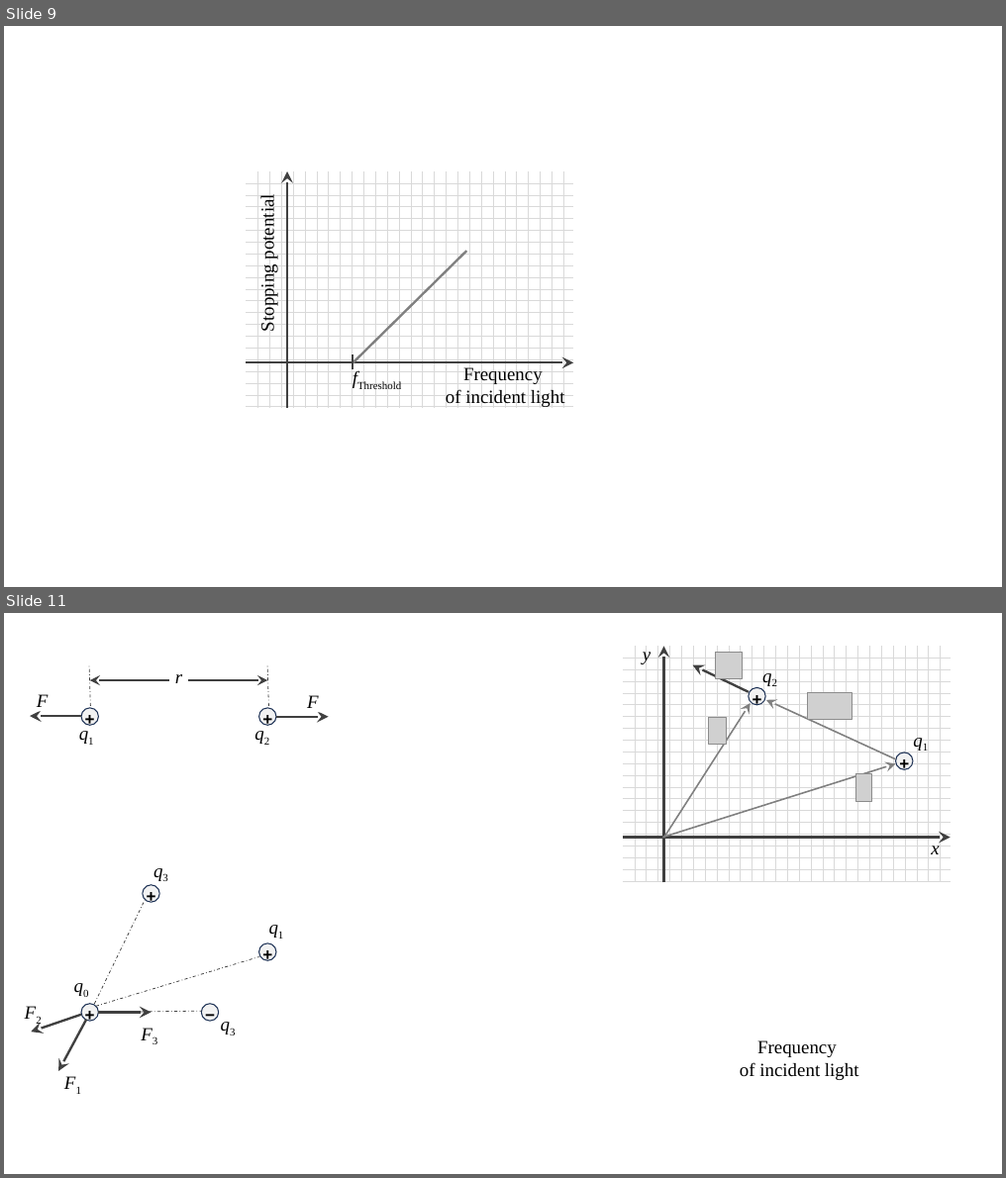
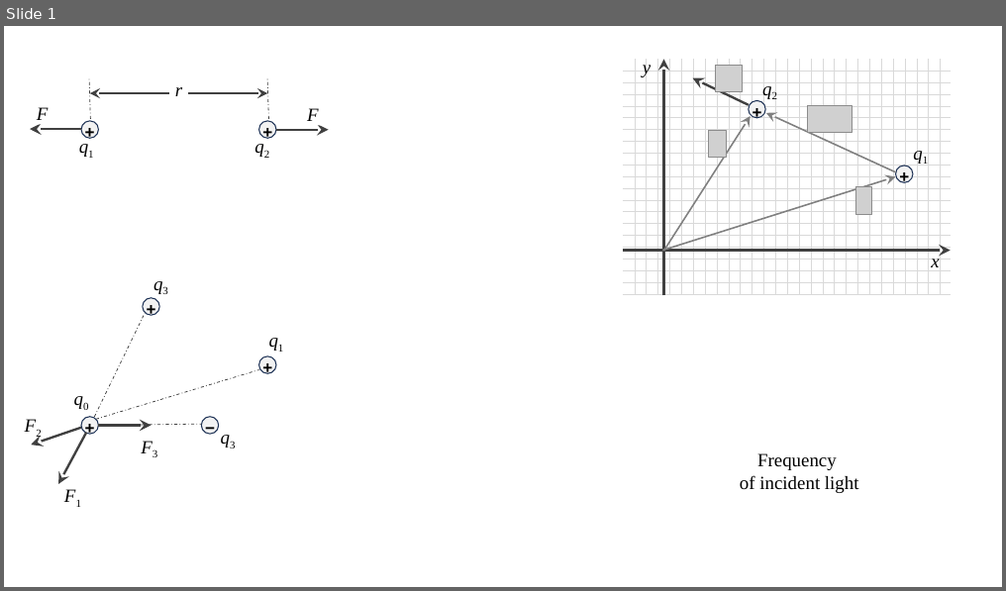
Before and after one commit to acharya2024/myProject01, a slide deck: 04_EM/img/001_EMG.pptx. Shown one above the other, each under a label of ours: slides 9 and 11 before the commit, slide 1 after it; the slides between them are not shown. The pictures are 1006x1178 and 1006x591 pixels, drawn with LibreOffice and Linux fonts; fonts in the diff are those of the drawing; grey boxes stand for pictures. Boxes give left, top, right and bottom in pixels: in the first picture for what was removed or moved away, otherwise in the second. Text is boxed around its words. In the diff, an @@ line names an element or a change of style, - is before the commit and + after.

```diff
--- a/04_EM/img/001_EMG.pptx
+++ b/04_EM/img/001_EMG.pptx
@@ slide 9 removed at bbox=[4, 26, 1002, 587], background #FFFFFF @@
@@ rectangle removed at bbox=[246, 172, 573, 408] @@
@@ arrow removed from (287, 408) to (287, 172) @@
@@ text removed at bbox=[257, 200, 278, 330] @@
-Stopping potential
@@ line removed from (352, 363) to (466, 252) @@
@@ arrow removed from (246, 363) to (573, 363) @@
@@ text removed at bbox=[340, 367, 414, 389] @@
-fThreshold
@@ line removed from (352, 371) to (352, 355) @@
@@ text removed at bbox=[446, 368, 565, 407] @@
-Frequency
-of incident light
@@ what was slide 11 is now slide 1 @@
```
Also in this commit, not shown: 1 slide added, 9 other slides removed, 6 other files.
